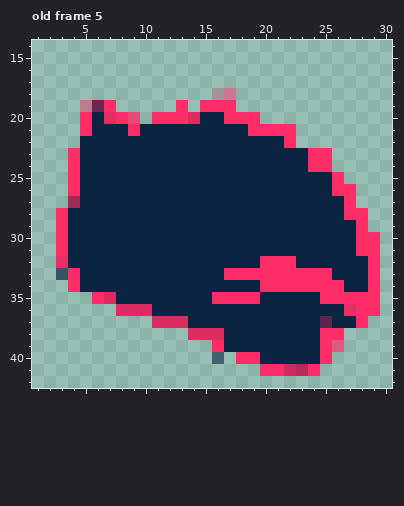
Pixel-art file: Asesprite/player.aseprite. The picture above was drawn from the file before the commit.
32x48 pixels, 19 frames. Pixels under 10% opacity are left out. Colours within 5 levels of each other are drawn and written as one. Shown: old frame 5: x 1..30, y 14..42. The commit also changed other frames, which this record leaves out.
After:
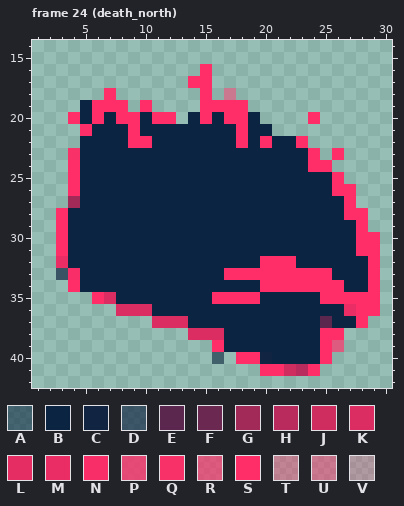
Palette (. is transparent): A #0a244194  B #0a2441  C #112442  D #132542ab  E #5c274e  F #6b2850  G #a12a59  H #ba2b5d  J #cf2c60  K #dc2d62  L #e52d64  M #eb2d65  N #f72e67  P #fb2d68ca  Q #fb2e67f9  R #ff2d68ae  S #ff2e68  T #ff2f6867  U #ff2f687d  V #ff306840
A new or re-ordered frame is compared with the old frame closest to it.
Changes in this commit:
frames 19 -> 29
Frame 24 (death_north) is new; against old frame 5:
Colour B now appears in row 20 at x 10.
The author changed colour K to colour B in row 20 at x 14.
The author changed colour L to colour B in row 20 at x 7.
The author changed colour S to colour B in row 20 at x 5 and 19; in row 21 at x 19 to 20; in row 22 at x 22.
The author changed colour T to colour B in row 19 at x 5.
Colour S now appears in row 16 at x 15; in row 17 at x 14 to 15; in row 18 at x 7 and 15; in row 19 at x 8, 10 and 18; in row 20 at x 4 and 24; in row 22 at x 23.
Colour S now appears in row 23 at x 26.
The author changed colour B to colour S in row 20 at x 6 and 15; in row 21 at x 18; in row 22 at x 9 to 10, 18 and 20.
The author changed colour F to colour S in row 19 at x 6.
The author changed colour P to colour S in row 20 at x 9.
The author cleared colour S in rows 19 to 20 at x 13; in row 21 at x 21 to 22; in row 23 at x 25.
The author cleared colour V in row 18 at x 16.
Pixel boxes of the changes (left, top, right, bottom) in both pictures:
changed: (68, 64, 344, 160)
